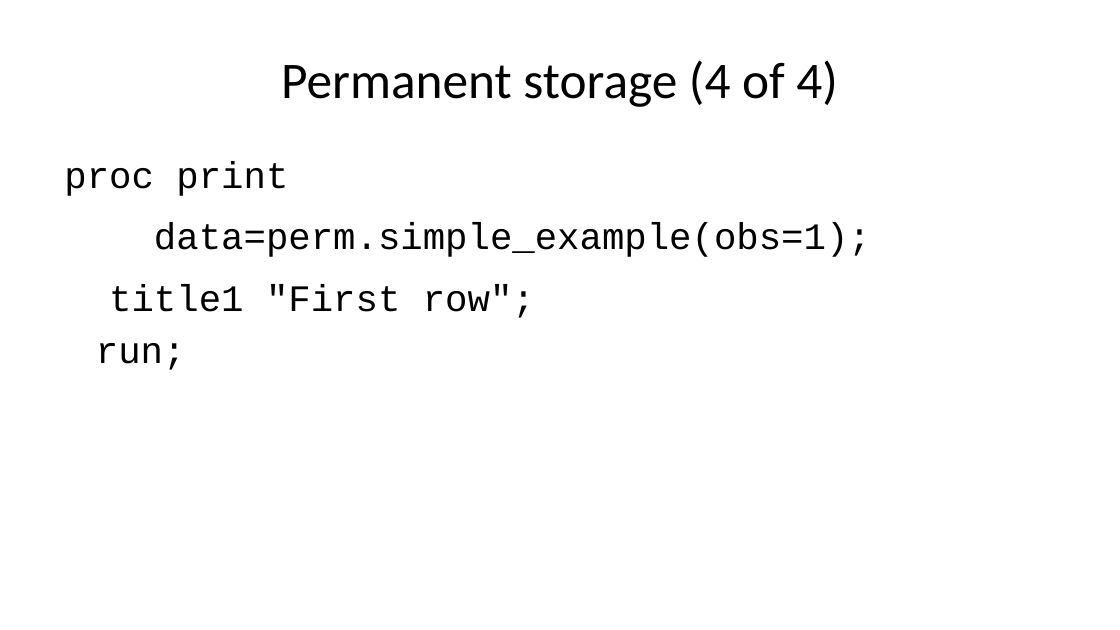
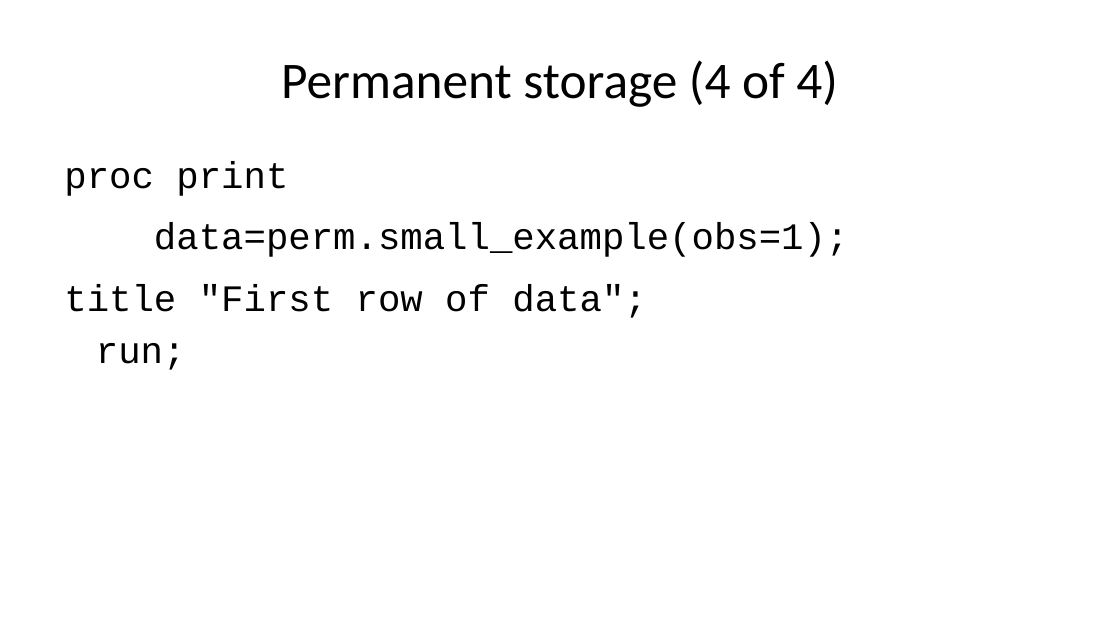
Before and after one commit to pmean/introduction-to-SAS, a slide deck: slide 49 of results/5507-01-simon-sildes-and-speaker-notes.pptx. Drawn at 1120x630 pixels with LibreOffice and Linux fonts; fonts in the diff are those of the drawing. Boxes give left, top, right and bottom in pixels: in the first picture for what was removed or moved away, otherwise in the second. Text is boxed around its words. In the diff, an @@ line names an element or a change of style, - is before the commit and + after.

```diff
--- a/results/5507-01-simon-sildes-and-speaker-notes.pptx
+++ b/results/5507-01-simon-sildes-and-speaker-notes.pptx
@@ text at [64, 161, 848, 370]: text changed @@
-proc print
-data=perm.simple_example(obs=1);
-title1 "First row";
-run;
+proc print
+data=perm.small_example(obs=1);
+title "First row of data";
+run;
```
Also in this commit, not shown: 30 other slides changed, 5 other files.
